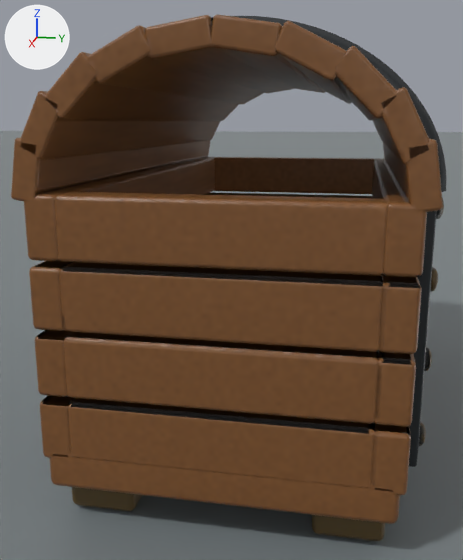
What one commit did to the Blender file documentation/examples/03-game-ready-treasure-chest/output/result.blend.
The view is the same before and after, from a camera (50 mm lens) standing at (3.1, 0.44, 1.4) and looking at (0.08, -0.17, 0.65). Arrows for +X, +Y and +Z are at upper left; the lights stay in place. The first picture is the older version.

The first picture shows 'Chest_export_target', 'Studio floor'.
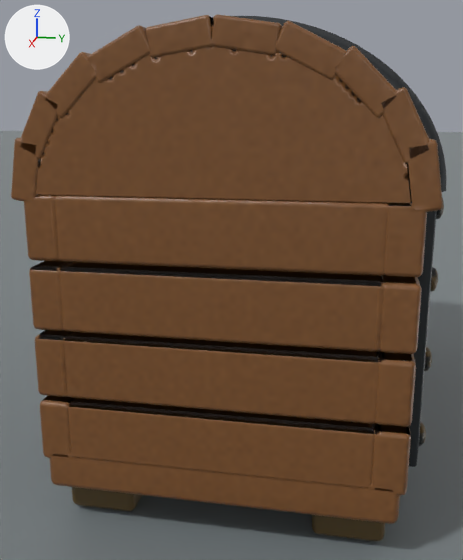
Where the change shows, as pixel boxes (x1, y1, x2, y2) in the pictures (463 x 560 px):
part 1 of me_cube, added (brown)
    after: (36, 46, 411, 203)
part 2 of me_cube, surface changed
    both: (18, 15, 444, 494)
part 3 of me_cube, recoloured
    both: (18, 15, 444, 494)

The edits, one by one:
Picture 'Chest_base-color.006' (img_chest_base_color_006) is new.
Picture 'Chest_normal.006' (img_chest_normal_006) is new.
Material 'Baked walnut and hardware.006' (mat_baked_walnut_and_hardware_006) is new.
Uses the picture img_chest_base_color_006.
Uses the picture img_chest_normal_006.
me_cube is used by ob_chest_export_target; location (0.0, -0.57, 0.35).
me_cube had 5623 vertices, 6481 faces and spanned x -1.2..1.2, y -0.27..1.28, z -0.35..1.4.
me_cube now has 5636 vertices, 6475 faces and spans x -1.2..1.2, y -0.27..1.28, z -0.35..1.4.
me_cube part 1: a new loose piece of 26 vertices spanning x 1.12..1.2, y -0.05..1.19, z 0.83..1.3, in mat_baked_walnut_and_hardware_006.
me_cube part 2: 6349 kept faces spanning x -1.2..1.2, y -0.27..1.28, z -0.35..1.4 get new texture (UV) coordinates.
me_cube part 3: 6367 faces spanning x -1.2..1.2, y -0.27..1.28, z -0.35..1.4 switch from mat_baked_walnut_and_hardware to mat_baked_walnut_and_hardware_006.
Other edits to the shape of me_cube do not show in these pictures.
